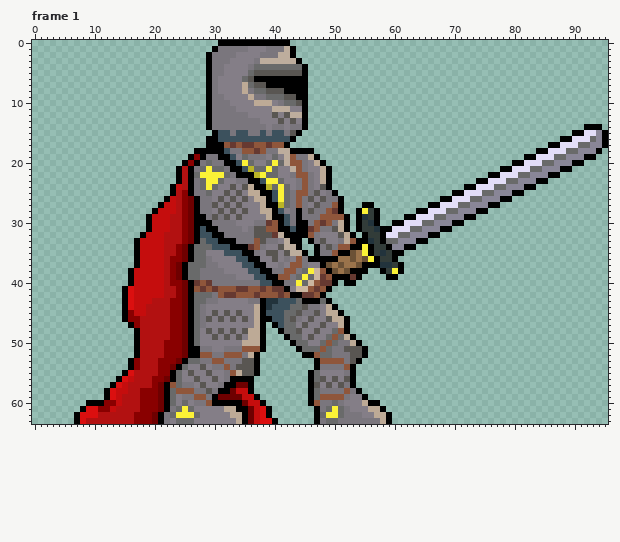
Pixel-art file: Sprites/Kight.aseprite. Above: the version before the commit.
96x64 pixels, 1 frame. Colours within 5 levels of each other are drawn and written as one. Shown: frame 1. The commit also changed other frames, which this record leaves out.
The result:
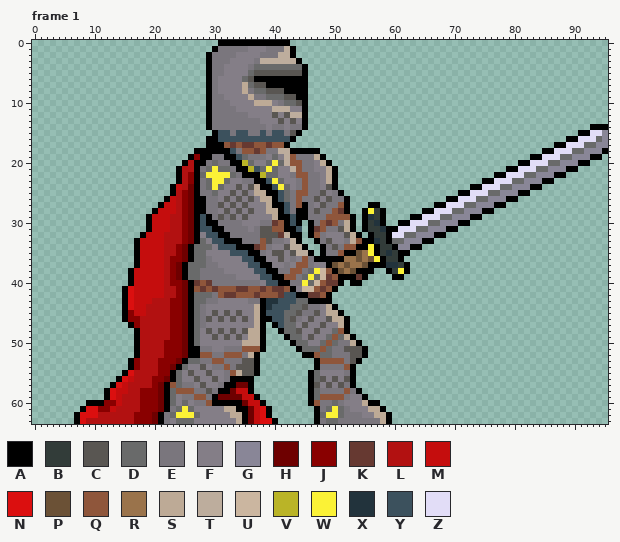
Palette (. is transparent): A #000000  B #323c39  C #595652  D #696a6a  E #7a767d  F #847e87  G #898697  H #6e0000  J #890000  K #663931  L #b21111  M #c50d0d  N #db0f0f  P #6b5136  Q #8f563b  R #9a734b  S #bdaa96  T #bdad9d  U #cbb6a0  V #bab427  W #fbf236  X #22333c  Y #3c515d  Z #e2ddf7
The edit:
layer "Layer 2" added
Changed rows in their new state; - is an unchanged pixel.
Frame 1, layers "Layer 2", "Layer 1":
first column x 26:
14 ------------------------------------------------------------------.--A
15 ----------------------------------------------------------------.-A-ZG
16 --------------------------------------------------------------.-A--ZDG
17 ------------------------------------------------------------.-A--Z-D-G
18 ------AY-------------A------------------------------------.-A--Z-D--GA
19 ---A-E-AY-----------ESA---------------------------------.-A--Z-D--G-A-
20 L-AED-E-AV----------EFSA------------------------------.-A--Z-D--G-A---
21 LAEDW-DE-A-Y--------E-FSA---------------------------.-A--Z-D--G-A-----
22 JAD---WDE--AV--------EFSA-------------------------.-A--Z-D--G-A-------
23 JAED-WD-F-E-AY-------EFSA-----------------------.-A--Z-D--G-A---------
24 HAEDWD-FCFCS-AY------EFCA---------------------.-A--Z-D--G-A-----------
25 HA-ED-FCFCF-S-AY-----ECFEA------------------.-A--Z-D--G-A-------------
26 --A-EFCFCFCF-SAY----ECFC-EA---------------.-A--Z-D--G-A---------------
27 --A-ECFCFC--FS-AY--AEFC-EQA--.-A--------.-A--Z-D--G-A-----------------
28 --A-EFCFCFC-F-SAY--AEC-EQKA-.AWBA-----.-A--Z-D--G-A-------------------
29 --YAECECFC---FS-AY-A--E---QA.AXBA---.-A--Z-D--G-A---------------------
30 --Y-A---E--F-EKQAY-.AEQKQESA.ABXA-.-A--Z-D--G-A-----------------------
31 ---Y-A---EFE-C-Q-AY.AKQ-ECSA.A-BX-A--Z-D--G-A-------------------------
32 --F-Y-A----E--CKT--.AQE--FCSA.A-BA-Z-D--G-A---------------------------
33 ---F-Y--A--EQC-EFT--.AEC-FESQ-AXBA-D--G-A-----------------------------
34 ----F--Y--AKQE-FC-TA-.AECE-Q-AWA-BA-G-A-------------------------------
35 ------F--Y-AEF-CFC-TA.A-EQ-APRWABXB-A---------------------------------
36 --------F-Y-A-FCFEFQE----A-RPRPWA-BA----------------------------------
37 ---------F-Y-A-FEF-QE-FAPRP-RP--A-XBA---------------------------------
38 ----------F-Y-A-E-QEDWUQAPRP--A-.ABWA---------------------------------
39 -----------F-Y-A-QEDWDUKQ--AKA---.-A----------------------------------
40 ------------F-Y-A-EWDUQ-KA.-A-----------------------------------------
41 ----------------QAF-UQKQA---------------------------------------------
42 ----------------YY-A-KQA----------------------------------------------
43 -------------------D--A-----------------------------------------------
